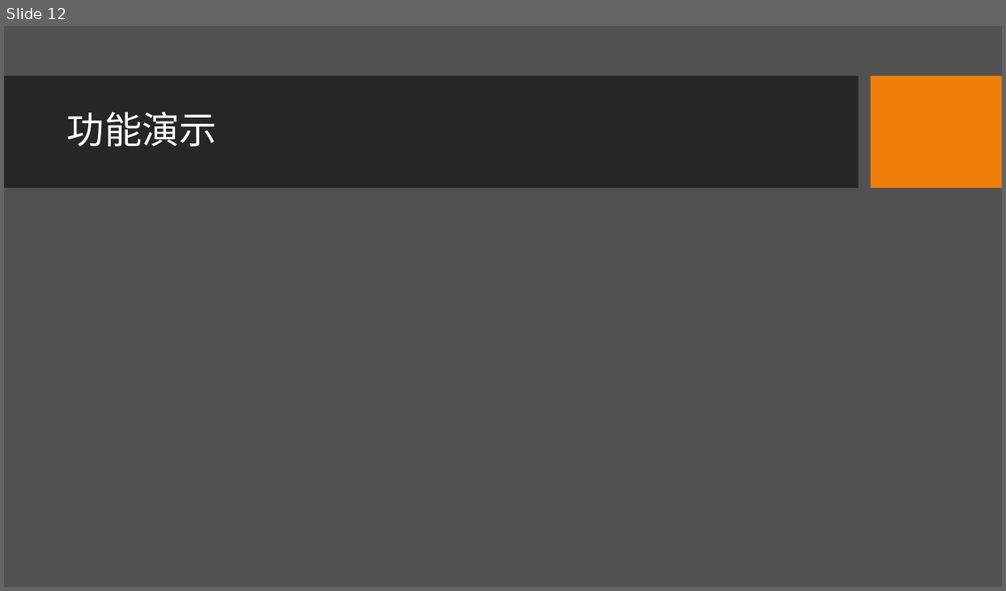
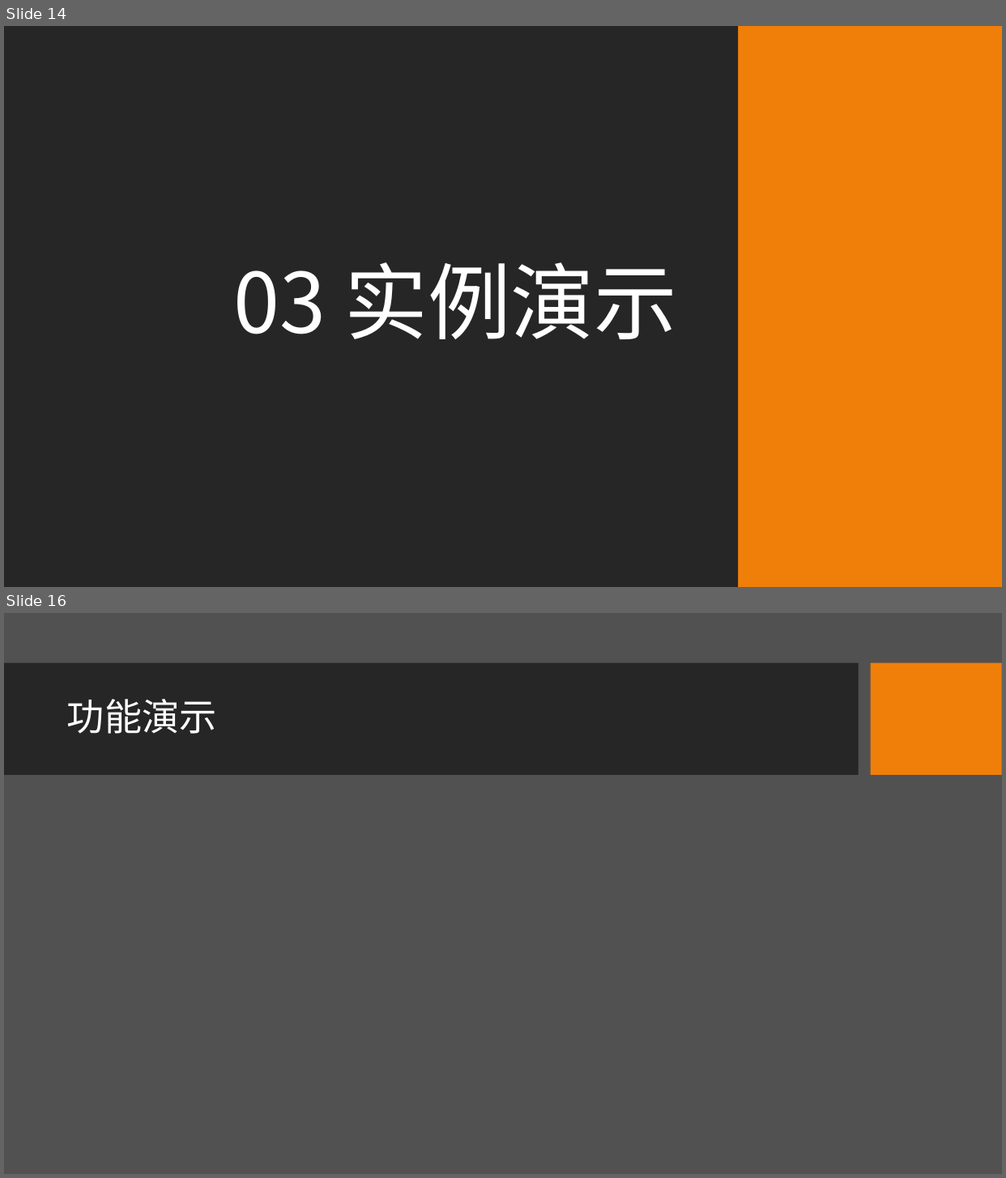
Before and after one commit to iamywang/Campus-Guide-System, a slide deck: Docs/校园导游系统演示.pptx. Shown one above the other, each under a label of ours: slide 12 before the commit, slides 14 and 16 after it; the slides between them are not shown. The pictures are 1006x591 and 1006x1178 pixels, drawn with LibreOffice and Linux fonts; fonts in the diff are those of the drawing; grey boxes stand for pictures; background and template pictures are left out. Boxes give left, top, right and bottom in pixels: in the first picture for what was removed or moved away, otherwise in the second. Text is boxed around its words. In the diff, an @@ line names an element or a change of style, - is before the commit and + after.

```diff
--- a/Docs/校园导游系统演示.pptx
+++ b/Docs/校园导游系统演示.pptx
@@ slide 14 added at bbox=[4, 26, 1002, 587], background picture (left out) @@
@@ rectangle added at bbox=[4, 26, 1002, 587], fill #515151 @@
@@ rectangle added at bbox=[4, 26, 739, 587], fill #262626 @@
@@ rectangle added at bbox=[669, 26, 1002, 587], fill #F07F09 @@
@@ rectangle added at bbox=[4, 238, 739, 374], fill #262626 @@
@@ rectangle added at bbox=[750, 238, 1002, 374], fill #F07F09 @@
@@ rectangle added at bbox=[4, 249, 859, 361], fill #262626 @@
@@ title added at bbox=[233, 263, 677, 339], 80 pt, text #FFFFFF @@
+03 实例演示
@@ rectangle added at bbox=[871, 249, 1002, 361], fill #F07F09 @@
@@ picture added at bbox=[4, 373, 739, 396] @@
@@ picture added at bbox=[750, 373, 1002, 396] @@
@@ what was slide 12 is now slide 16 @@
```
Also in this commit, not shown: 9 slides changed, 3 other slides added, 7 other files.
